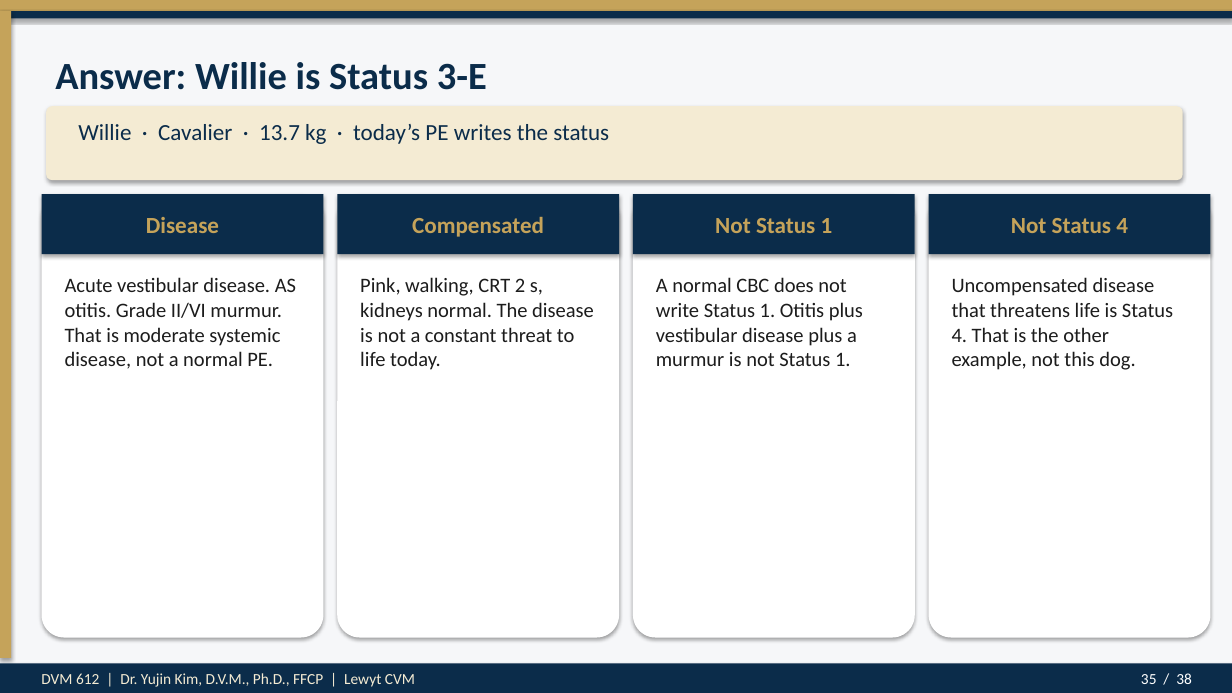
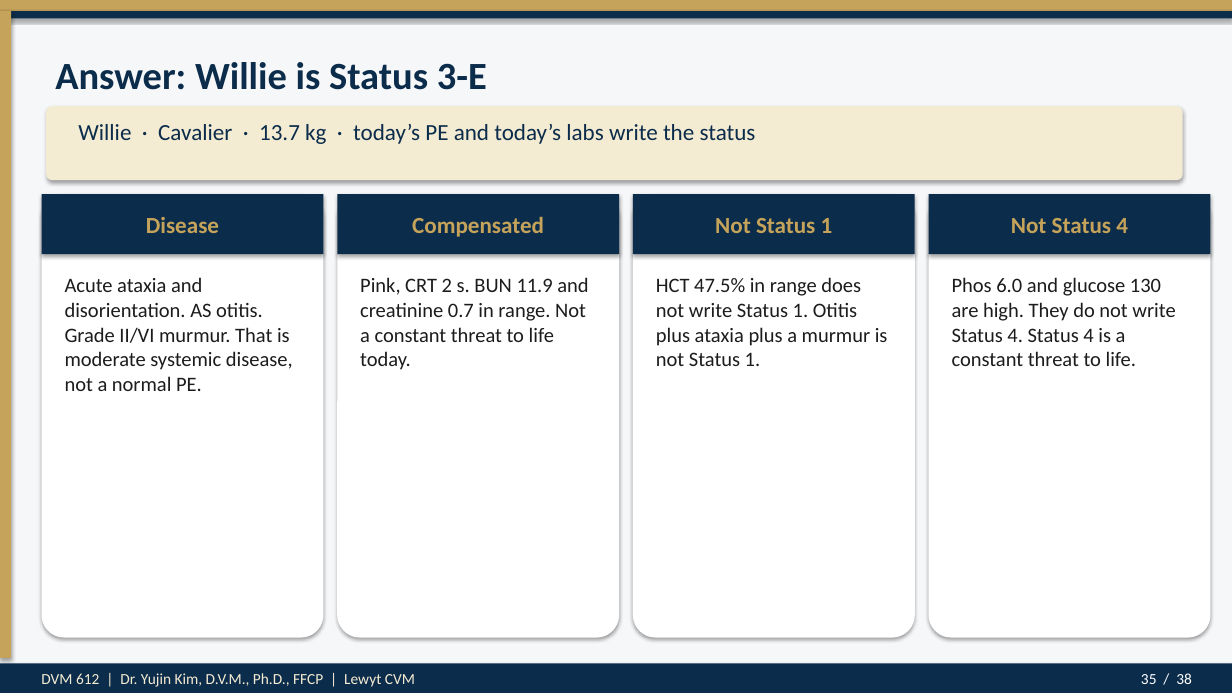
Before and after one commit to drkimvet/happycare, a slide deck: slide 35 of lectures/DVM-612_Week4_Preop_PatientPrep_Postop.pptx. Drawn at 1232x693 pixels with LibreOffice and Linux fonts; fonts in the diff are those of the drawing. Boxes give left, top, right and bottom in pixels: in the first picture for what was removed or moved away, otherwise in the second. Text is boxed around its words. In the diff, an @@ line names an element or a change of style, - is before the commit and + after.

```diff
--- a/lectures/DVM-612_Week4_Preop_PatientPrep_Postop.pptx
+++ b/lectures/DVM-612_Week4_Preop_PatientPrep_Postop.pptx
@@ text at bbox=[78, 124, 756, 144]: text changed @@
-Willie · Cavalier · 13.7 kg · today’s PE writes the status
+Willie · Cavalier · 13.7 kg · today’s PE and today’s labs write the status
@@ text at bbox=[65, 277, 293, 391]: text changed @@
-Acute vestibular disease. AS otitis. Grade II/VI murmur. That is moderate systemic disease, not a normal PE.
+Acute ataxia and disorientation. AS otitis. Grade II/VI murmur. That is moderate systemic disease, not a normal PE.
@@ text at bbox=[360, 277, 588, 370]: text changed @@
-Pink, walking, CRT 2 s, kidneys normal. The disease is not a constant threat to life today.
+Pink, CRT 2 s. BUN 11.9 and creatinine 0.7 in range. Not a constant threat to life today.
@@ text at bbox=[656, 277, 888, 366]: text changed @@
-A normal CBC does not write Status 1. Otitis plus vestibular disease plus a murmur is not Status 1.
+HCT 47.5% in range does not write Status 1. Otitis plus ataxia plus a murmur is not Status 1.
@@ text at bbox=[952, 277, 1175, 366]: text changed @@
-Uncompensated disease that threatens life is Status 4. That is the other example, not this dog.
+Phos 6.0 and glucose 130 are high. They do not write Status 4. Status 4 is a constant threat to life.
```
Also in this commit, not shown: 3 other slides changed, 5 other files.
